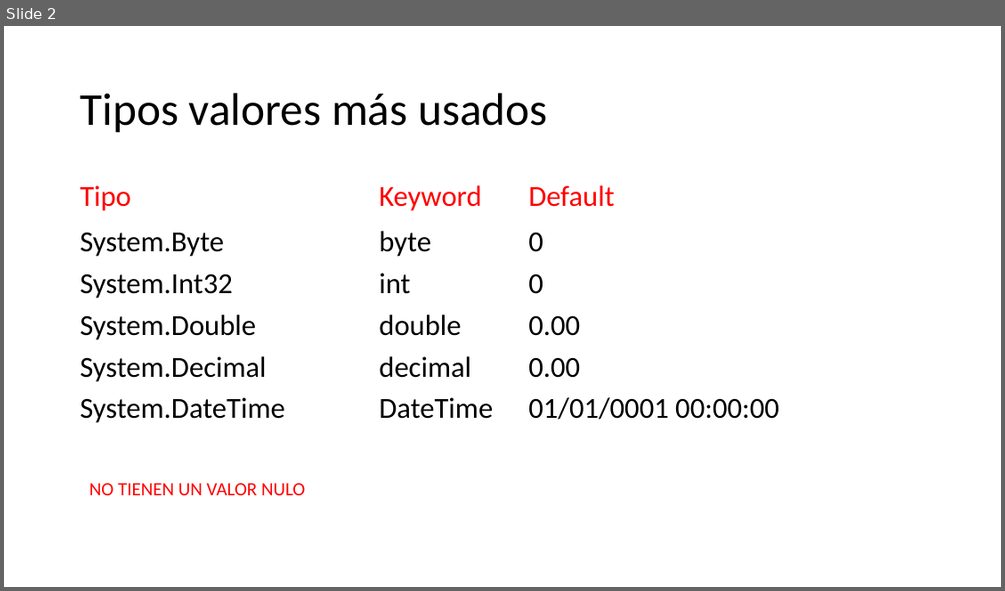
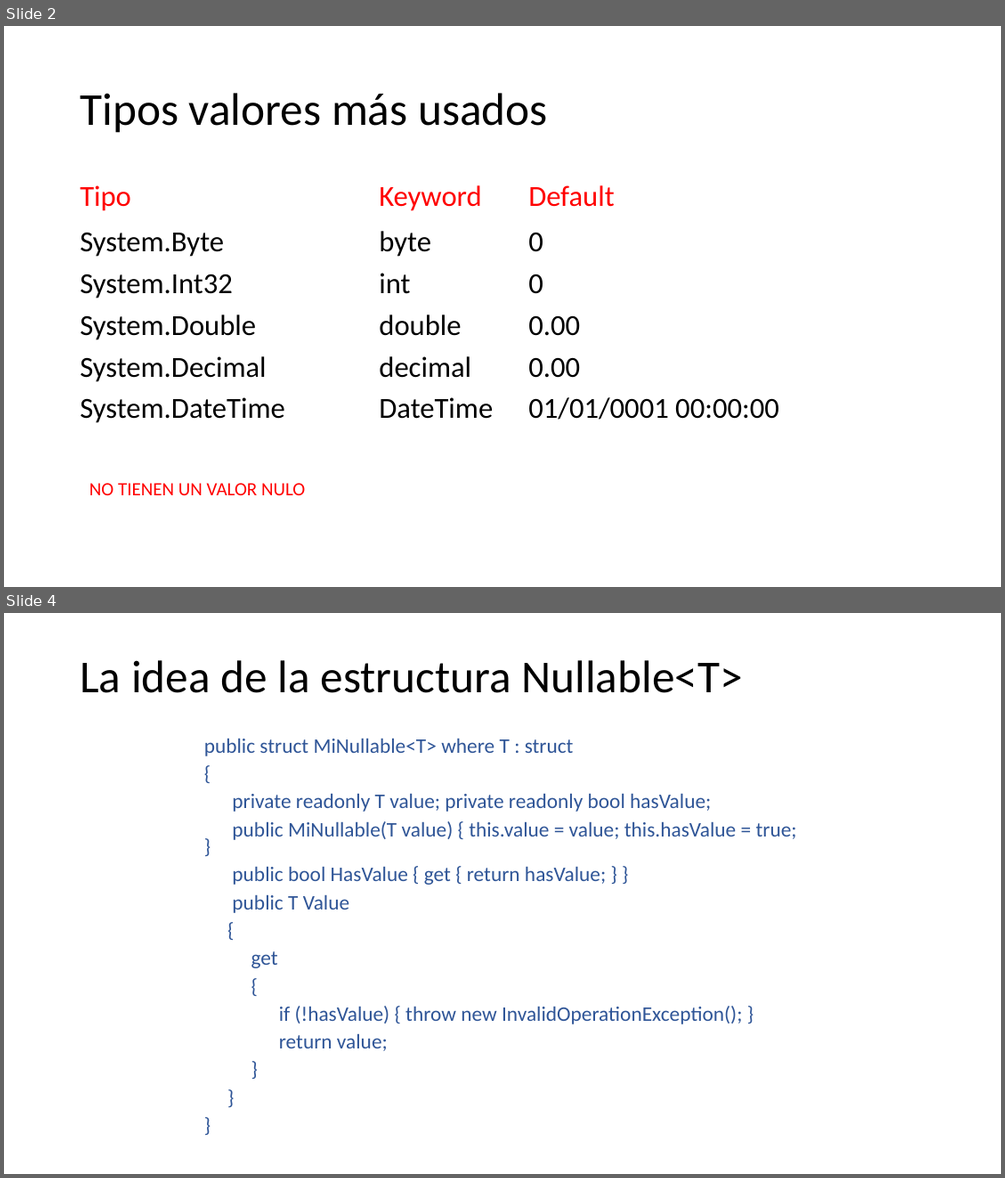
Before and after one commit to AlbertOsinaga/CursoNullable, a slide deck: Docs/Nullable.pptx. Shown one above the other, each under a label of ours: slide 2 before the commit, slides 2 and 4 after it; the slides between them are not shown. The pictures are 1005x591 and 1005x1178 pixels, drawn with LibreOffice and Linux fonts; fonts in the diff are those of the drawing. Boxes give left, top, right and bottom in pixels: in the first picture for what was removed or moved away, otherwise in the second. Text is boxed around its words. In the diff, an @@ line names an element or a change of style, - is before the commit and + after.

Commit message:
Cliente - Con MiNullable

```diff
--- a/Docs/Nullable.pptx
+++ b/Docs/Nullable.pptx
@@ slide 4 added at bbox=[4, 613, 1001, 1174], background #FFFFFF @@
@@ title added at bbox=[80, 660, 742, 693], 44 pt, text #000000 @@
+La idea de la estructura Nullable<T>
@@ text added at bbox=[204, 738, 797, 1051], 20 pt, text #2F5597 @@
+public struct MiNullable<T> where T : struct
+{
+private readonly T value; private readonly bool hasValue;
+public MiNullable(T value) { this.value = value; this.hasValue = true; }
+public bool HasValue { get { return hasValue; } }
+public T Value
+{
+get
+{
+if (!hasValue) { throw new InvalidOperationException(); }
+return value;
+}
+}
+}
```
Also in this commit, not shown: 1 slide changed, 4 other files.
